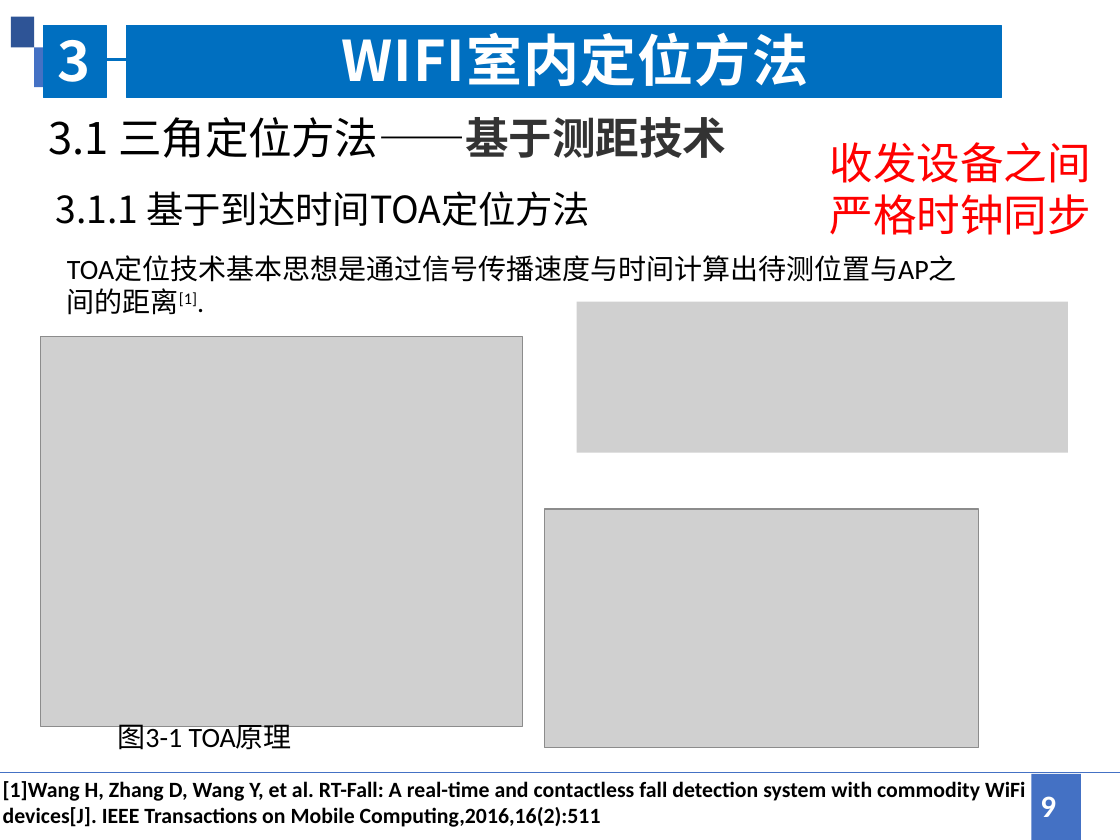
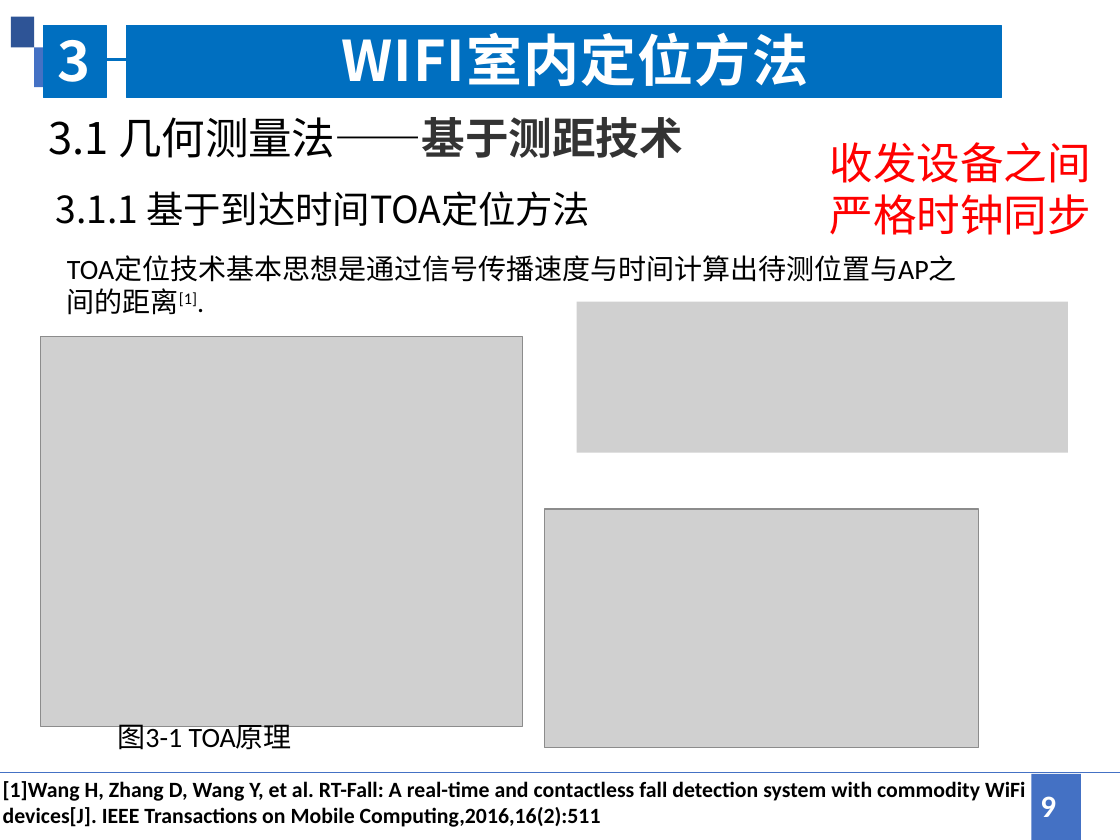
Before and after one commit to jingwei1205/MyCourse, a slide deck: slide 9 of 卫星定位/WIFI室内定位方法综述.pptx. Drawn at 1120x840 pixels with LibreOffice and Linux fonts; fonts in the diff are those of the drawing; grey boxes stand for pictures. Boxes give left, top, right and bottom in pixels: in the first picture for what was removed or moved away, otherwise in the second. Text is boxed around its words. In the diff, an @@ line names an element or a change of style, - is before the commit and + after.

```diff
--- a/卫星定位/WIFI室内定位方法综述.pptx
+++ b/卫星定位/WIFI室内定位方法综述.pptx
@@ text at (49, 117, 682, 158): text changed @@
-3.1 三角定位方法——基于测距技术
+3.1 几何测量法——基于测距技术
```
Also in this commit, not shown: 5 other slides changed, 3 slides added, 4 other files.
